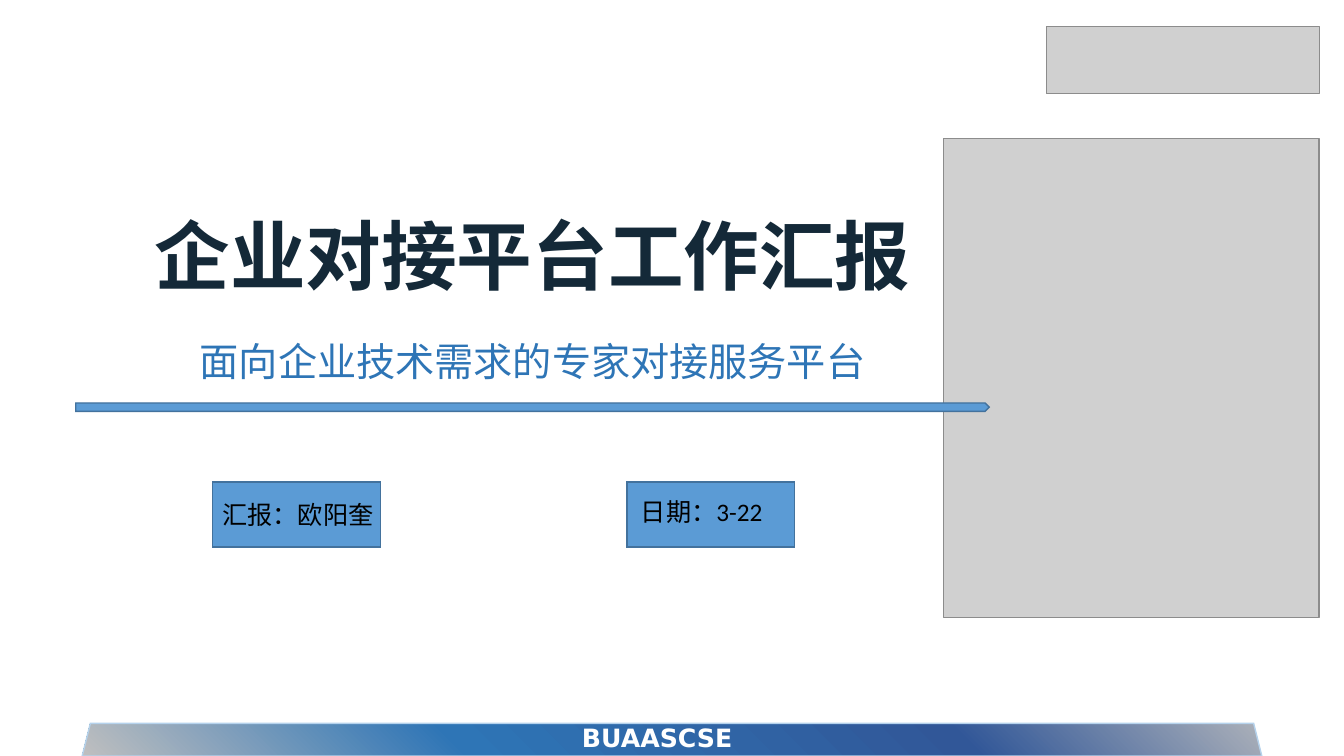
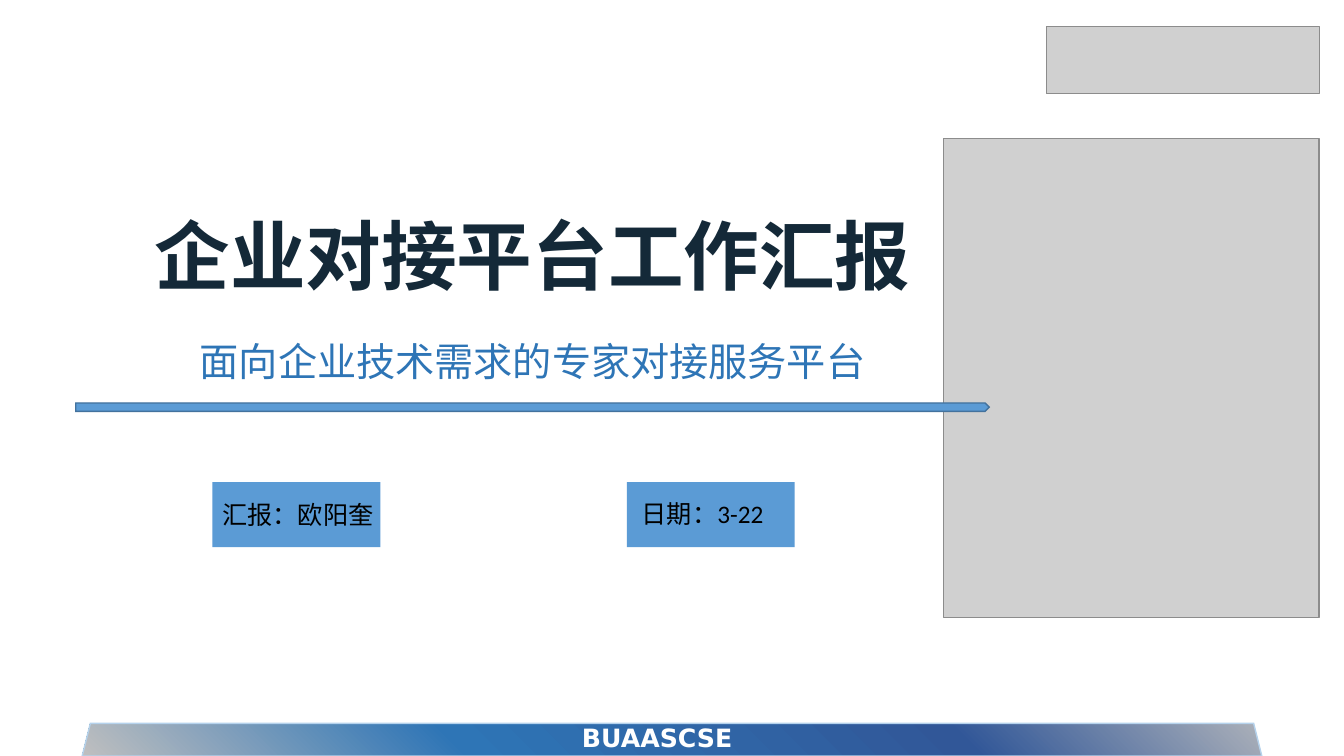
Before and after one commit to SE-MCDB/SE2022_doc, a slide deck: slide 1 of Weekly/汇报/O2E-TU-2_汇报_0322.pptx. Drawn at 1344x756 pixels with LibreOffice and Linux fonts; fonts in the diff are those of the drawing; grey boxes stand for pictures. Boxes give left, top, right and bottom in pixels: in the first picture for what was removed or moved away, otherwise in the second. Text is boxed around its words. In the diff, an @@ line names an element or a change of style, - is before the commit and + after.

```diff
--- a/Weekly/汇报/O2E-TU-2_汇报_0322.pptx
+++ b/Weekly/汇报/O2E-TU-2_汇报_0322.pptx
@@ rectangle at box(213, 482, 381, 547): outline #43739E 1 pt to none @@
@@ rectangle at box(627, 482, 796, 547): outline #43739E 1 pt to none @@
```
Also in this commit, not shown: 2 other slides changed.
